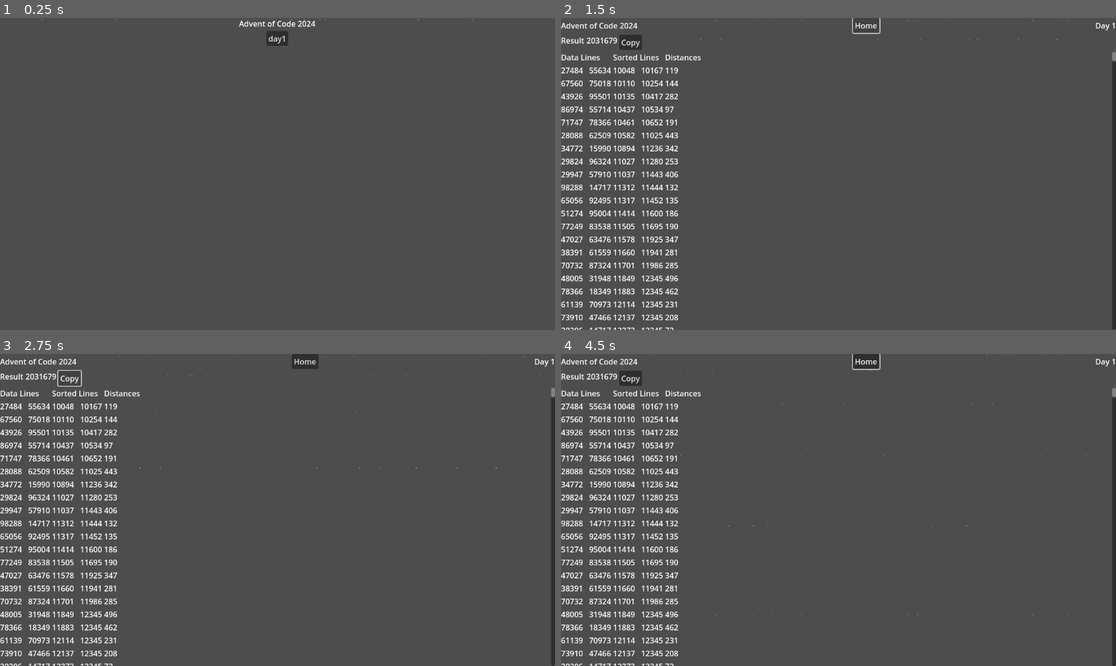
Above: before the commit, frames 1-4 (two rows, left to right).
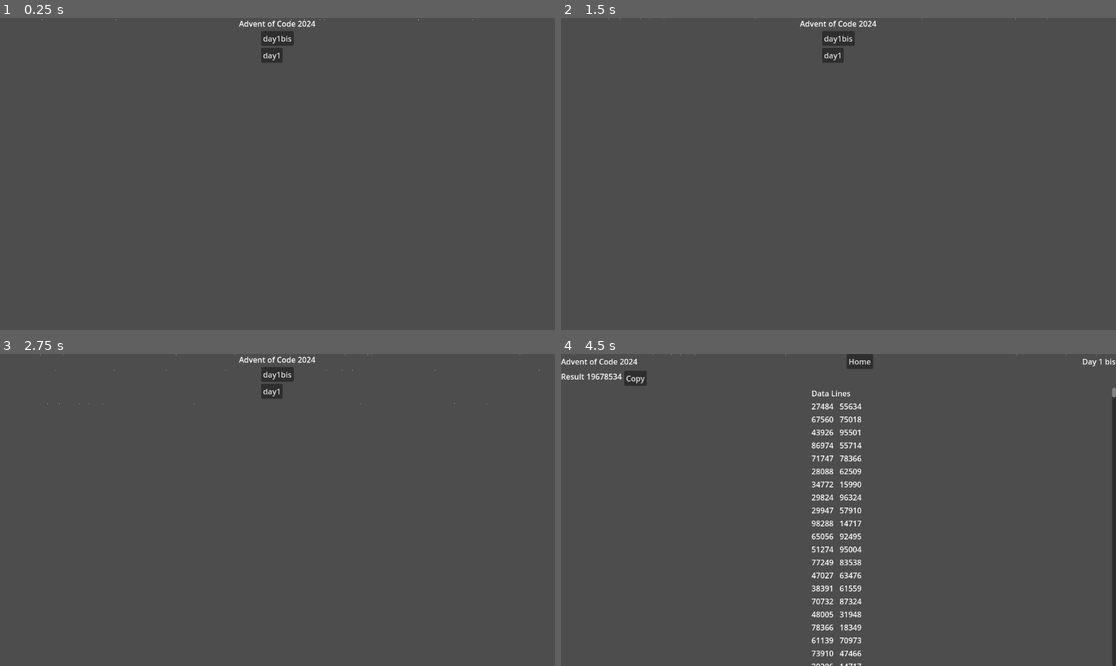
Above: after the commit, the same moments.

Repository: birdypme/adventofcode-2024
Game: Godot game, scene res://scenes/main.tscn
Two runs of this game, one before a commit and one after it. Both use one fixed random seed, a clock stepped at 60 frames per second and the inputs below.
Inputs (mouse positions are in pixels of both pictures, inside the frame that each line leads up to):
- Up to frame 1 (0.25 s): no input
- Up to frame 2 (1.5 s): click "day1" at 0.5 s; click "Home" at 1.25 s
- Up to frame 3 (2.75 s): click (72, 378) at 2 s, where only the run before the commit has a clickable "Copy"
- Up to frame 4 (4.5 s): click (838, 375) at 2.75 s, where only the run after the commit has a clickable "day1bis"; click "Home" at 3.5 s; click (838, 375) at 4.25 s, where only the run after the commit has a clickable "day1bis"

The runs differ from the first frame. In frame 1, 0.3% of the frame differs, in the area x 47-53%, y 4-15%; in frame 2, 5.9%; in frame 3, 5.9%; in frame 4, 6.6%, in the area x 0-100%, y 0-100%.

Commit message:
day 1 second star

Diff:
--- a/days/day.gd
+++ b/days/day.gd
@@ -1,17 +1,18 @@
 extends Node2D
 
 @export var day_number: int = 0
+@export var day_suffix: String = ''
 @onready var templates = find_child('Templates')
 
 func _ready():
-    var day_title = 'Day {day_number}'.format({'day_number': str(day_number)})
+    var day_title = 'Day {day_number} {day_suffix}'.format({'day_number': str(day_number), 'day_suffix': str(day_suffix)})
     (self.find_child('DayTitle') as RichTextLabel).text = day_title
 
 func _process(delta):
     pass
 
 func _on_home_pressed() -> void:
-    get_tree().change_scene_to_file('res://main.tscn')
+    get_tree().change_scene_to_file('res://scenes/main.tscn')
 
 func read_input(prefix: String='data', suffix: String='') -> PackedStringArray:
     return AdventParser.read_input(self.day_number, prefix, suffix)
--- /dev/null
+++ b/days/day1bis.gd
@@ -0,0 +1,73 @@
+extends "res://days/day.gd"
+
+@onready var data_lines = find_child('DataLines')
+@onready var result_text = find_child('Result')
+
+func _ready():
+    self.day_number = 1
+    self.day_suffix = 'bis'
+    super._ready()
+
+    var lines = self.read_input('data')
+    var template_line = self.get_template('Line')
+    var line_number = 1
+
+    var items_left = []
+    var items_right = []
+
+    for line in lines:
+        if not line:
+            continue
+
+        var line_control = template_line.duplicate()
+        line_control.name = 'Line' + str(line_number)
+        data_lines.add_child(line_control)
+        line_control.owner = data_lines
+        line_control.text = line
+
+        var items = line.split('   ')
+        var item_left = items[0]
+        var item_right = items[1]
+        items_left.append(int(item_left))
+        items_right.append(int(item_right))
+
+        line_number += 1
+
+    var total = 0
+    items_left.sort()
+    items_right.sort()
+    var i = 0
+    var j = 0
+    var prev_left = null
+    var count_left = 0
+    items_left.append(null)
+    while i < len(items_left) and j < len(items_right):
+        var item_left = items_left[i]
+        if prev_left != null and item_left != null and prev_left == item_left:
+            count_left += 1
+            i += 1
+            continue
+
+        if prev_left != null:
+            while j < len(items_right) and items_right[j] < prev_left:
+                j += 1
+            var count_right = 0
+            while j < len(items_right) and items_right[j] == prev_left:
+                count_right += 1
+                j += 1
+            total += prev_left * count_left * count_right
+
+        prev_left = item_left
+        count_left = 1
+        i += 1
+        continue
+
+    result_text.text = str(total)
+
+func _process(delta):
+    super._process(delta)
+
+
+func _on_copy_pressed() -> void:
+    var current_clipboard = DisplayServer.clipboard_get()
+    DisplayServer.clipboard_set(result_text.text)
--- /dev/null
+++ b/days/day1bis.tscn
@@ -0,0 +1,63 @@
+[gd_scene load_steps=3 format=3 uid="uid://s2mngdd4aecc"]
+
+[ext_resource type="PackedScene" uid="uid://d4ikok6ag8dqa" path="res://days/day.tscn" id="1_k7h2o"]
+[ext_resource type="Script" path="res://days/day1bis.gd" id="2_7ehpn"]
+
+[node name="Day" instance=ExtResource("1_k7h2o")]
+script = ExtResource("2_7ehpn")
+
+[node name="VBoxContainer" parent="CanvasLayer/MarginContainer" index="0"]
+size_flags_vertical = 1
+
+[node name="HBoxContainer" parent="CanvasLayer/MarginContainer/VBoxContainer" index="0"]
+size_flags_vertical = 4
+
+[node name="HBoxContainer3" type="HBoxContainer" parent="CanvasLayer/MarginContainer/VBoxContainer" index="1"]
+layout_mode = 2
+
+[node name="RichTextLabel" type="RichTextLabel" parent="CanvasLayer/MarginContainer/VBoxContainer/HBoxContainer3" index="0"]
+layout_mode = 2
+text = "Result"
+fit_content = true
+scroll_active = false
+autowrap_mode = 0
+
+[node name="Result" type="RichTextLabel" parent="CanvasLayer/MarginContainer/VBoxContainer/HBoxContainer3" index="1"]
+layout_mode = 2
+fit_content = true
+scroll_active = false
+autowrap_mode = 0
+
+[node name="Copy" type="Button" parent="CanvasLayer/MarginContainer/VBoxContainer/HBoxContainer3" index="2"]
+layout_mode = 2
+text = "Copy"
+
+[node name="ScrollContainer" type="ScrollContainer" parent="CanvasLayer/MarginContainer/VBoxContainer" index="2"]
+custom_minimum_size = Vector2(0, 250)
+layout_mode = 2
+size_flags_vertical = 3
+follow_focus = true
+horizontal_scroll_mode = 0
+
+[node name="MarginContainer" type="MarginContainer" parent="CanvasLayer/MarginContainer/VBoxContainer/ScrollContainer" index="0"]
+layout_mode = 2
+size_flags_horizontal = 6
+
+[node name="DataLines" type="VBoxContainer" parent="CanvasLayer/MarginContainer/VBoxContainer/ScrollContainer/MarginContainer" index="0"]
+layout_mode = 2
+
+[node name="Title" type="RichTextLabel" parent="CanvasLayer/MarginContainer/VBoxContainer/ScrollContainer/MarginContainer/DataLines" index="0"]
+layout_mode = 2
+text = "Data Lines"
+fit_content = true
+scroll_active = false
+autowrap_mode = 0
+
+[node name="Line" type="RichTextLabel" parent="Templates" index="0"]
+offset_right = 40.0
+offset_bottom = 40.0
+fit_content = true
+scroll_active = false
+autowrap_mode = 0
+
+[connection signal="pressed" from="CanvasLayer/MarginContainer/VBoxContainer/HBoxContainer3/Copy" to="." method="_on_copy_pressed"]
